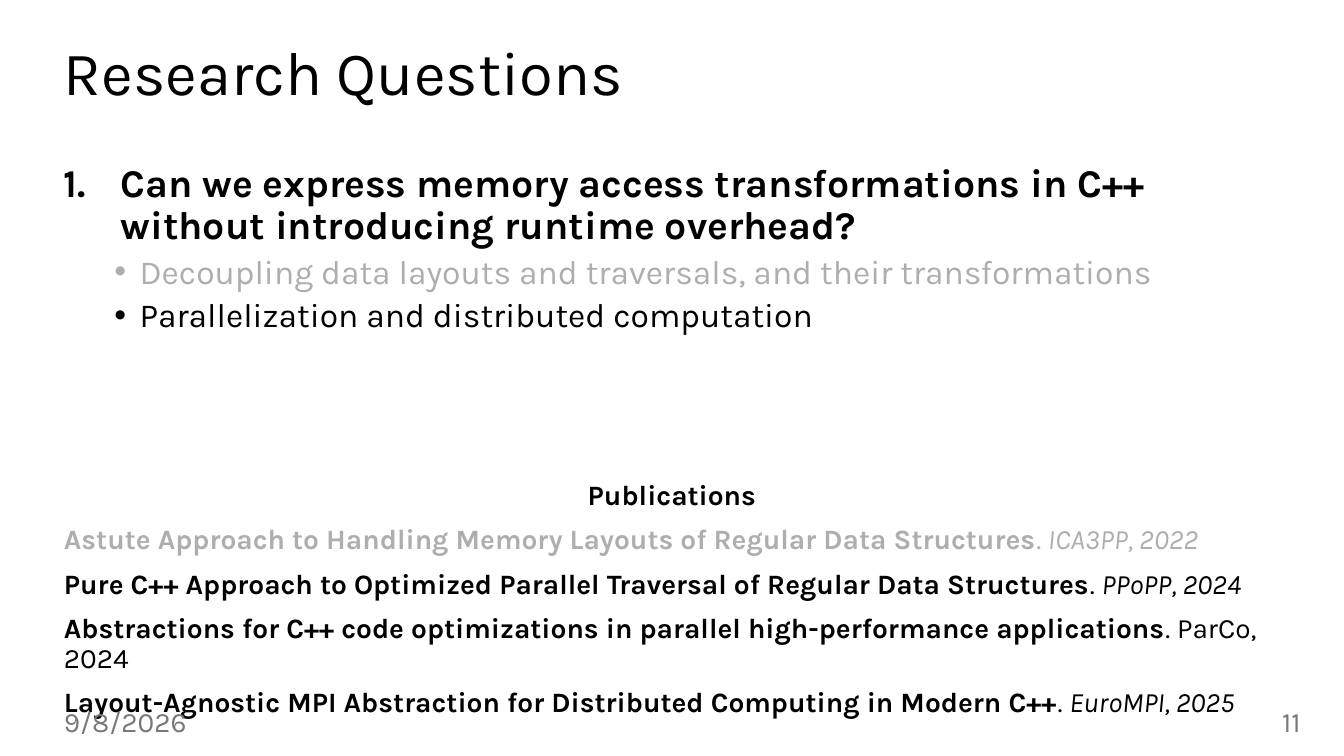
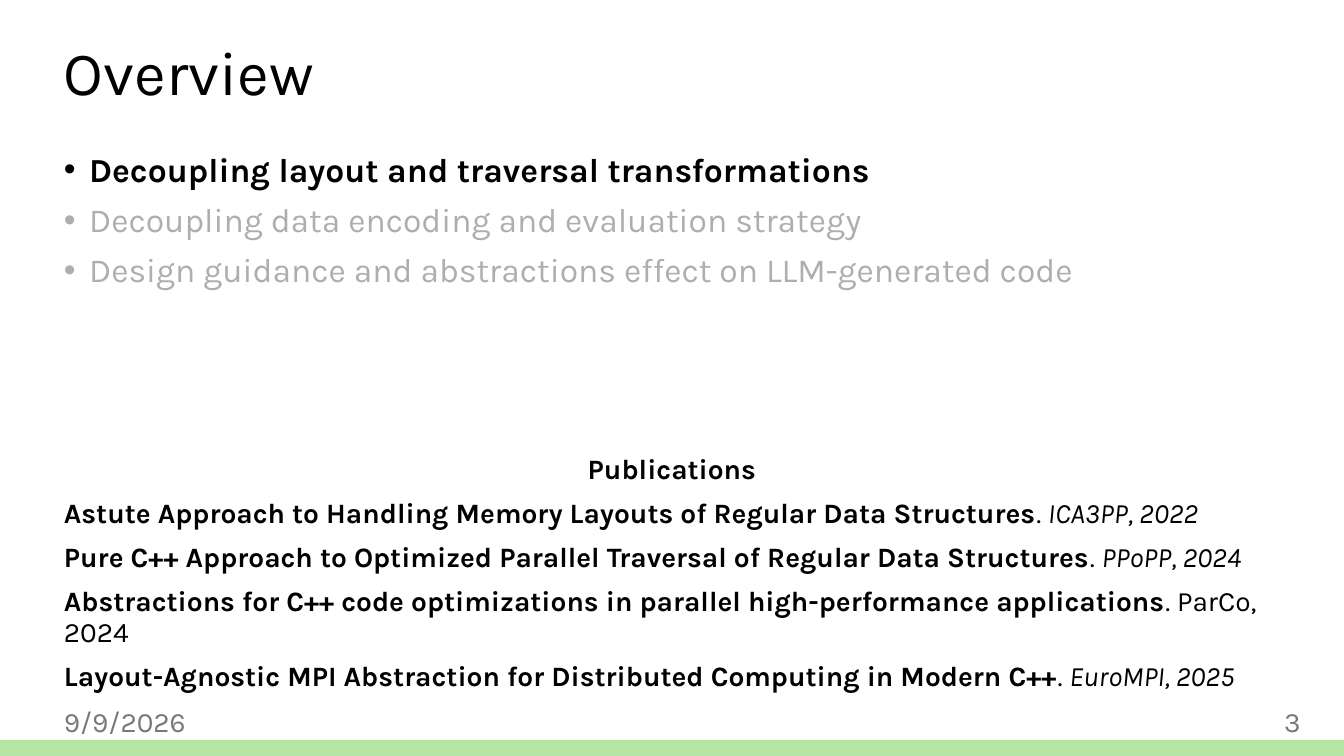
Before and after one commit to jiriklepl/phd-thesis, a slide deck: slide 3 of defense/Optimizing Memory Layouts and Traversal Orders in High-Performance Computing.pptx (slide 11 before the commit). Drawn at 1344x756 pixels with LibreOffice and Linux fonts; fonts in the diff are those of the drawing; background and template pictures are left out. Boxes give left, top, right and bottom in pixels: in the first picture for what was removed or moved away, otherwise in the second. Text is boxed around its words. In the diff, an @@ line names an element or a change of style, - is before the commit and + after.

```diff
--- a/defense/Optimizing Memory Layouts and Traversal Orders in High-Performance Computing.pptx
+++ b/defense/Optimizing Memory Layouts and Traversal Orders in High-Performance Computing.pptx
@@ title at (64,52,314,96): text changed @@
-Research Questions
+Overview
@@ text "Decoupling layout and traversal transformations" at (64,158,1256,693): vertical alignment middle to top @@
@@ text at (89,158,1073,290): text changed; text colour #000000 to #AEAEAE @@
-1. Can we express memory access transformations in C++ without introducing runtime overhead?
-  • Decoupling data layouts and traversals, and their transformations
-  • Parallelization and distributed computation
+• Decoupling layout and traversal transformations
+• Decoupling data encoding and evaluation strategy
+• Design guidance and abstractions effect on LLM-generated code
@@ text at (64,503,1198,530): text colour #AEAEAE to #000000 in "Astute Approach to Handling Memory Layouts of ..." @@
@@ text at (64,711,186,734): text changed @@
-9/8/2026
+9/9/2026
@@ page number at (1284,714,1301,733): text changed @@
-11
+3
@@ rectangle added at (0,741,1344,756), fill #B4E5A2, outline #B4E5A2 1.5 pt @@
```
Also in this commit, not shown: 48 other slides changed, 3 slides removed.
